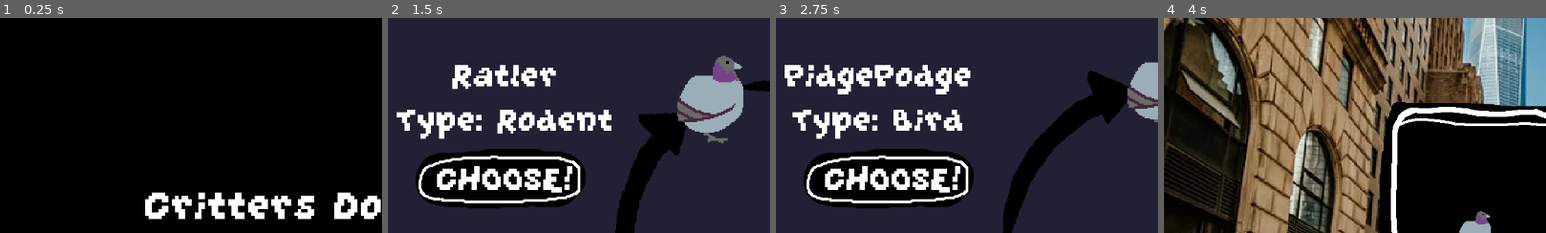
Above: before the commit, frames 1-4 (left to right).
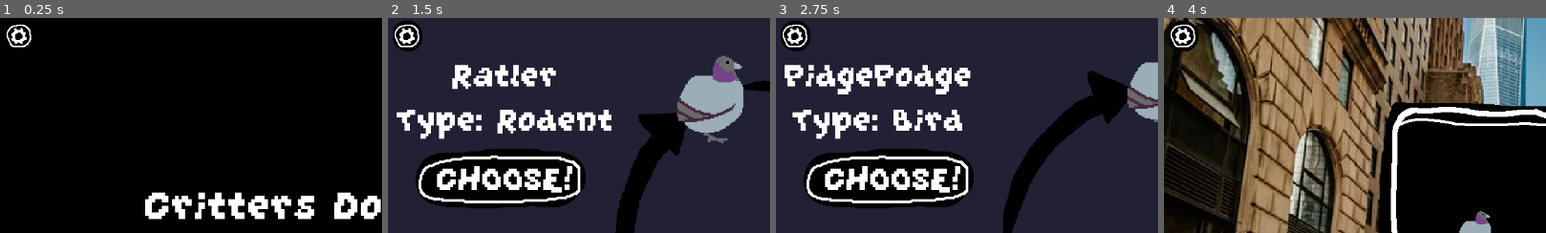
Above: after the commit, the same moments.

Repository: Stumpbeard/critters-doing-combat
Game: Godot game, scene res://game_shell.tscn
Two runs of this game, one before a commit and one after it. Both use one fixed random seed, a clock stepped at 60 frames per second and the inputs below.
Inputs (mouse positions are % of the whole screen's width and height, from its top left):
- Up to frame 1 (0.25 s): no input
- Up to frame 2 (1.5 s): tap Enter at 0.5, 1.25 s; move the mouse to (52, 16) at 0.52 s; hold Up 0.53-1.28 s; click (52, 16) at 0.67 s; move the mouse to (67, 68) at 1.27 s; hold Down from 1.28 s (still down); click (67, 68) at 1.42 s
- Up to frame 3 (2.75 s): tap Enter at 2 s; move the mouse to (66, 68) at 2.02 s; release Down at 2.03 s; hold Up from 2.03 s (still down); click (66, 68) at 2.17 s
- Up to frame 4 (4 s): tap Enter at 2.75 s; move the mouse to (15, 37) at 2.77 s; click (15, 37) at 2.92 s; move the mouse to (38, 78) at 3.52 s; release Up at 3.53 s; hold Down from 3.53 s (still down); click (38, 78) at 3.67 s
The pictures show only the part of the screen within x 0-50%, y 0-50%; the shares and areas given below are measured in that part.

The runs differ from the first frame. In frame 1, 0.4% of the frame differs, in the area x 1-9%, y 3-14%; in frame 2, 0.9%, in the area x 1-9%, y 1-16%; in frame 3, 0.9%; in frame 4, 0.6%.

Commit message:
Wrap up sounds + pause menu

Diff:
--- a/baggo.tscn
+++ b/baggo.tscn
@@ -1,7 +1,25 @@
-[gd_scene load_steps=3 format=3 uid="uid://dijj88kqb2op1"]
+[gd_scene load_steps=7 format=3 uid="uid://dijj88kqb2op1"]
 
 [ext_resource type="PackedScene" uid="uid://bh2n0m85774ex" path="res://critter.tscn" id="1_g46pn"]
 [ext_resource type="Texture2D" uid="uid://cecwaixl5t3vn" path="res://baggo.png" id="2_p0ko3"]
+[ext_resource type="FontFile" uid="uid://d2b1w5gku8n4v" path="res://GrapeSoda.ttf" id="3_i7ejc"]
+
+[sub_resource type="LabelSettings" id="LabelSettings_pw7v8"]
+resource_local_to_scene = true
+font = ExtResource("3_i7ejc")
+font_size = 32
+outline_size = 8
+outline_color = Color(0, 0, 0, 1)
+
+[sub_resource type="LabelSettings" id="LabelSettings_3p4kt"]
+resource_local_to_scene = true
+font = ExtResource("3_i7ejc")
+outline_size = 8
+outline_color = Color(0, 0, 0, 1)
+
+[sub_resource type="CircleShape2D" id="CircleShape2D_spvbt"]
+resource_local_to_scene = true
+radius = 32.0156
 
 [node name="Baggo" instance=ExtResource("1_g46pn")]
 texture = ExtResource("2_p0ko3")
@@ -11,3 +29,12 @@
 attack_speed = 1.2
 critter_type = 6
 status_types = Array[int]([2, 1])
+
+[node name="Name" parent="HoverInfo" index="0"]
+label_settings = SubResource("LabelSettings_pw7v8")
+
+[node name="Type" parent="HoverInfo" index="1"]
+label_settings = SubResource("LabelSettings_3p4kt")
+
+[node name="CollisionShape2D" parent="HoverActivation" index="0"]
+shape = SubResource("CircleShape2D_spvbt")
--- a/ceo.gd
+++ b/ceo.gd
@@ -41,6 +41,6 @@
 func attack():
 	var attacked = super.attack()
 	if attacked:
-		var roll = randi() % 4
+		var roll = randi() % 3
 		if roll == 0:
 			change_type()
--- /dev/null
+++ b/control_test.tscn
@@ -0,0 +1,16 @@
+[gd_scene format=3 uid="uid://df8hiejjrjfv0"]
+
+[node name="ControlTest" type="Control"]
+layout_mode = 3
+anchors_preset = 15
+anchor_right = 1.0
+anchor_bottom = 1.0
+grow_horizontal = 2
+grow_vertical = 2
+
+[node name="HSlider" type="HSlider" parent="."]
+layout_mode = 0
+offset_left = 58.0
+offset_top = 48.0
+offset_right = 196.0
+offset_bottom = 64.0
--- a/default_bus_layout.tres
+++ b/default_bus_layout.tres
@@ -1,7 +1,4 @@
-[gd_resource type="AudioBusLayout" load_steps=2 format=3 uid="uid://vwg37dbw468h"]
-
-[sub_resource type="AudioEffectCompressor" id="AudioEffectCompressor_0beyn"]
-resource_name = "Compressor"
+[gd_resource type="AudioBusLayout" format=3 uid="uid://vwg37dbw468h"]
 
 [resource]
 bus/1/name = &"Music"
@@ -16,5 +13,3 @@
 bus/2/bypass_fx = false
 bus/2/volume_db = 0.0
 bus/2/send = &"Master"
-bus/2/effect/0/effect = SubResource("AudioEffectCompressor_0beyn")
-bus/2/effect/0/enabled = true
--- a/game.gd
+++ b/game.gd
@@ -12,6 +12,7 @@
 	music.stream = song
 	music.name = "Music"
 	music.bus = "Music"
+	music.process_mode = Node.PROCESS_MODE_ALWAYS
 	add_child(music)
 	play_music()
 
--- a/game_shell.gd
+++ b/game_shell.gd
@@ -169,3 +169,25 @@
 	$IntroScreen.queue_free()
 	$CritterPick.queue_free()
 	create_tween().tween_property($BlackFade, "color:a", 0.0, 0.2)
+
+
+
+func _on_settings_button_input_event(viewport, event, shape_idx):
+	pass # Replace with function body.
+
+
+func _on_settings_button_button_pressed():
+	var tween = $SettingsButton/OptionsMenu.create_tween()
+	tween.tween_property($SettingsButton/OptionsMenu, "scale", Vector2(1, 1), 0.3).set_trans(Tween.TRANS_QUAD).set_ease(Tween.EASE_OUT)
+	tween.parallel()
+	tween.tween_property($SettingsButton/OptionsMenu, "position", Vector2(1152/6, 648/8), 0.3).set_trans(Tween.TRANS_QUAD).set_ease(Tween.EASE_OUT)
+	get_tree().paused = true
+
+
+
+func _on_options_menu_return_pressed():
+	var tween = create_tween()
+	tween.tween_property($SettingsButton/OptionsMenu, "scale", Vector2(0, 0), 0.3).set_trans(Tween.TRANS_QUAD).set_ease(Tween.EASE_OUT)
+	tween.parallel()
+	tween.tween_property($SettingsButton/OptionsMenu, "position", Vector2(0, 0), 0.3).set_trans(Tween.TRANS_QUAD).set_ease(Tween.EASE_OUT)
+	get_tree().paused = false
--- a/game_shell.tscn
+++ b/game_shell.tscn
@@ -1,8 +1,10 @@
-[gd_scene load_steps=4 format=3 uid="uid://cw468y6s1rd0f"]
+[gd_scene load_steps=6 format=3 uid="uid://cw468y6s1rd0f"]
 
 [ext_resource type="Script" path="res://game_shell.gd" id="1_kbsvt"]
 [ext_resource type="PackedScene" uid="uid://b5pthvjwwk5wk" path="res://intro_screen.tscn" id="1_ou5oh"]
 [ext_resource type="PackedScene" uid="uid://06mg60yat2qo" path="res://critter_pick.tscn" id="2_odlu0"]
+[ext_resource type="PackedScene" uid="uid://br4ydv4ew1fns" path="res://settings_button.tscn" id="4_by7m0"]
+[ext_resource type="PackedScene" uid="uid://d4ib7565q5ek3" path="res://options_menu.tscn" id="5_1ntgg"]
 
 [node name="GameShell" type="Control"]
 layout_mode = 3
@@ -20,6 +22,15 @@
 [node name="IntroScreen" parent="." instance=ExtResource("1_ou5oh")]
 layout_mode = 1
 
+[node name="SettingsButton" parent="." instance=ExtResource("4_by7m0")]
+process_mode = 3
+z_index = 2
+position = Vector2(29, 27)
+
+[node name="OptionsMenu" parent="SettingsButton" instance=ExtResource("5_1ntgg")]
+process_mode = 2
+scale = Vector2(1e-05, 1e-05)
+
 [node name="BlackFade" type="ColorRect" parent="."]
 z_index = 4096
 layout_mode = 1
@@ -33,3 +44,5 @@
 
 [connection signal="critter_chosen" from="CritterPick" to="." method="_on_critter_pick_critter_chosen"]
 [connection signal="start_game" from="IntroScreen" to="." method="_on_intro_screen_start_game"]
+[connection signal="button_pressed" from="SettingsButton" to="." method="_on_settings_button_button_pressed"]
+[connection signal="return_pressed" from="SettingsButton/OptionsMenu" to="." method="_on_options_menu_return_pressed"]
--- a/global.gd
+++ b/global.gd
@@ -40,6 +40,15 @@
 func play_error():
 	$Error.play()
 
+func play_elevator_up():
+	$ElevatorUp.play()
+
+func stop_elevator_up():
+	$ElevatorUp.stop()
+
+func play_elevator_close():
+	$ElevatorClose.play()
+
 func play_critter_attack(critter_type):
 	match critter_type:
 		Critter.Critters.RATLER, Critter.Critters.MOUSLE, Critter.Critters.RATOCOPTER:
@@ -48,7 +57,7 @@
 			$Flap.play()
 		Critter.Critters.COFFEENY, Critter.Critters.PIZZALING, Critter.Critters.ROACHMEISER:
 			$Squish.play()
-		Critter.Critters.FERROTH, Critter.Critters.CEO:
+		Critter.Critters.FERROTH, Critter.Critters.GOD:
 			$Angel.play()
 		Critter.Critters.DEMOGATOR, Critter.Critters.SECURIBULL, Critter.Critters.CEO:
 			$Fire.play()
--- a/global.tscn
+++ b/global.tscn
@@ -19,6 +19,8 @@
 [ext_resource type="AudioStream" uid="uid://bsmoudvhf2kxq" path="res://sounds/cheer.wav" id="17_7xkym"]
 [ext_resource type="AudioStream" uid="uid://cfciotmxt8f1q" path="res://sounds/chching.wav" id="18_1k0ah"]
 [ext_resource type="AudioStream" uid="uid://klqqsim42mfl" path="res://sounds/error.wav" id="19_qigub"]
+[ext_resource type="AudioStream" uid="uid://b2duejx1eu44v" path="res://sounds/elevator-up.wav" id="20_7kraw"]
+[ext_resource type="AudioStream" uid="uid://c003x56m3gmdg" path="res://sounds/elevator-close.wav" id="21_afpko"]
 
 [node name="Global" type="Node"]
 script = ExtResource("1_omiqi")
@@ -88,3 +90,9 @@
 
 [node name="Error" type="AudioStreamPlayer" parent="."]
 stream = ExtResource("19_qigub")
+
+[node name="ElevatorUp" type="AudioStreamPlayer" parent="."]
+stream = ExtResource("20_7kraw")
+
+[node name="ElevatorClose" type="AudioStreamPlayer" parent="."]
+stream = ExtResource("21_afpko")
--- a/map_screen.tscn
+++ b/map_screen.tscn
@@ -150,6 +150,7 @@
 texture = ExtResource("6_stwxy")
 
 [node name="Music" type="AudioStreamPlayer" parent="."]
+process_mode = 3
 stream = ExtResource("9_bukti")
 autoplay = true
 bus = &"Music"
--- a/moves_box.gd
+++ b/moves_box.gd
@@ -72,6 +72,7 @@
 	if event is InputEventMouseButton:
 		if !event.pressed && event.button_index == 1:
 			if which_text != selected_text:
+				Global.play_click()
 				make_small(selected_text)
 				selected_text = which_text
 				make_big(selected_text)
--- /dev/null
+++ b/options_menu.gd
@@ -0,0 +1,31 @@
+extends Sprite2D
+
+signal return_pressed
+
+
+func _on_return_button_mouse_entered():
+	$ReturnButton/TypingText.rotation_degrees = -10
+
+
+func _on_return_button_mouse_exited():
+	$ReturnButton/TypingText.rotation_degrees = 0
+
+
+func _on_sfx_slider_slider_value_changed(val):
+	var new_vol = -6.0
+	new_vol += (val/100.0) * 10
+	AudioServer.set_bus_volume_db(2, new_vol)
+	AudioServer.set_bus_mute(2, is_zero_approx(val))
+
+
+func _on_return_button_input_event(viewport, event, shape_idx):
+	if event is InputEventMouseButton:
+		if !event.pressed && event.button_index == 1:
+			emit_signal("return_pressed")
+
+
+func _on_music_slider_slider_value_changed(val):
+	var new_vol = -6
+	new_vol += (val/100.0) * 10
+	AudioServer.set_bus_volume_db(1, new_vol)
+	AudioServer.set_bus_mute(1, is_zero_approx(val))
--- /dev/null
+++ b/options_menu.tscn
@@ -0,0 +1,50 @@
+[gd_scene load_steps=8 format=3 uid="uid://d4ib7565q5ek3"]
+
+[ext_resource type="Texture2D" uid="uid://c8rqy53j4bgg8" path="res://options-box.png" id="1_4vi3n"]
+[ext_resource type="Script" path="res://options_menu.gd" id="2_wdih3"]
+[ext_resource type="PackedScene" uid="uid://dn5sikohdf0vl" path="res://slider_bar.tscn" id="2_yo4hq"]
+[ext_resource type="PackedScene" uid="uid://gtxesqctsrwo" path="res://typing_text.tscn" id="4_s8rhm"]
+[ext_resource type="FontFile" uid="uid://d2b1w5gku8n4v" path="res://GrapeSoda.ttf" id="5_ecwl2"]
+
+[sub_resource type="LabelSettings" id="LabelSettings_0w8mn"]
+resource_local_to_scene = true
+font = ExtResource("5_ecwl2")
+font_size = 32
+
+[sub_resource type="CapsuleShape2D" id="CapsuleShape2D_ui5ad"]
+radius = 17.0
+height = 106.0
+
+[node name="OptionsMenu" type="Sprite2D"]
+texture = ExtResource("1_4vi3n")
+script = ExtResource("2_wdih3")
+
+[node name="MusicSlider" parent="." instance=ExtResource("2_yo4hq")]
+position = Vector2(-87, -17)
+
+[node name="SFXSlider" parent="." instance=ExtResource("2_yo4hq")]
+position = Vector2(-87, -56)
+
+[node name="ReturnButton" type="Area2D" parent="."]
+position = Vector2(87, 30)
+
+[node name="TypingText" parent="ReturnButton" instance=ExtResource("4_s8rhm")]
+offset_right = 88.0
+offset_bottom = 35.0
+text = "Return"
+label_settings = SubResource("LabelSettings_0w8mn")
+text_size = 32
+play_sound = null
+metadata/_edit_lock_ = true
+
+[node name="CollisionShape2D" type="CollisionShape2D" parent="ReturnButton"]
+position = Vector2(45, 19)
+rotation = 1.5708
+shape = SubResource("CapsuleShape2D_ui5ad")
+metadata/_edit_lock_ = true
+
+[connection signal="slider_value_changed" from="MusicSlider" to="." method="_on_music_slider_slider_value_changed"]
+[connection signal="slider_value_changed" from="SFXSlider" to="." method="_on_sfx_slider_slider_value_changed"]
+[connection signal="input_event" from="ReturnButton" to="." method="_on_return_button_input_event"]
+[connection signal="mouse_entered" from="ReturnButton" to="." method="_on_return_button_mouse_entered"]
+[connection signal="mouse_exited" from="ReturnButton" to="." method="_on_return_button_mouse_exited"]
--- a/pizza_area.tscn
+++ b/pizza_area.tscn
@@ -1,12 +1,14 @@
-[gd_scene load_steps=5 format=3 uid="uid://bi1obha2kujxa"]
+[gd_scene load_steps=6 format=3 uid="uid://bi1obha2kujxa"]
 
 [ext_resource type="PackedScene" uid="uid://blbqohwbtfii1" path="res://game.tscn" id="1_a2jti"]
 [ext_resource type="Texture2D" uid="uid://cogiutbwjd4y3" path="res://battle-bg-pizza.png" id="2_bntji"]
 [ext_resource type="Script" path="res://pizza_area.gd" id="2_br31v"]
 [ext_resource type="PackedScene" uid="uid://bv6wwpkn0ka46" path="res://pizzaling.tscn" id="3_bbblq"]
+[ext_resource type="AudioStream" uid="uid://c4h4f73rft1qq" path="res://sounds/Video Dungeon Crawl.mp3" id="3_cq531"]
 
 [node name="PizzaArea" instance=ExtResource("1_a2jti")]
 script = ExtResource("2_br31v")
+song = ExtResource("3_cq531")
 
 [node name="TextureRect" parent="." index="0"]
 texture = ExtResource("2_bntji")
--- /dev/null
+++ b/settings_button.gd
@@ -0,0 +1,9 @@
+extends Area2D
+
+signal button_pressed
+
+func _on_input_event(viewport, event, shape_idx):
+	if event is InputEventMouseButton:
+		if !event.pressed && event.button_index == 1:
+			emit_signal("button_pressed")
+			get_viewport().set_input_as_handled()
--- /dev/null
+++ b/settings_button.tscn
@@ -0,0 +1,20 @@
+[gd_scene load_steps=4 format=3 uid="uid://br4ydv4ew1fns"]
+
+[ext_resource type="Texture2D" uid="uid://cbwwuvnxvl80w" path="res://settings-button.png" id="1_1eg25"]
+[ext_resource type="Script" path="res://settings_button.gd" id="1_t86wq"]
+
+[sub_resource type="CircleShape2D" id="CircleShape2D_0dw8h"]
+radius = 29.1548
+
+[node name="SettingsButton" type="Area2D"]
+script = ExtResource("1_t86wq")
+
+[node name="Sprite2D" type="Sprite2D" parent="."]
+texture = ExtResource("1_1eg25")
+metadata/_edit_lock_ = true
+
+[node name="CollisionShape2D" type="CollisionShape2D" parent="."]
+shape = SubResource("CircleShape2D_0dw8h")
+metadata/_edit_lock_ = true
+
+[connection signal="input_event" from="." to="." method="_on_input_event"]
--- a/shop.tscn
+++ b/shop.tscn
@@ -33,9 +33,10 @@
 offset_bottom = -98.0
 text = "What's good,
 boss?"
-label_settings = SubResource("LabelSettings_lj1uk")
+label_settings = SubResource("LabelSettings_hpssf")
 text_size = 64
 text_color = Color(0, 0, 0, 1)
+play_sound = null
 
 [node name="ShopBuyMenu" parent="." instance=ExtResource("6_634k0")]
 position = Vector2(277, 323)
@@ -46,6 +47,7 @@
 [node name="Kills" type="Node2D" parent="."]
 
 [node name="Music" type="AudioStreamPlayer" parent="."]
+process_mode = 3
 stream = ExtResource("8_cfgek")
 autoplay = true
 bus = &"Music"
--- /dev/null
+++ b/slider_bar.gd
@@ -0,0 +1,53 @@
+extends Sprite2D
+
+signal slider_value_changed
+
+@export var percent = 70
+
+var grabbed = false
+
+
+func _ready():
+	$PercentText.text = "%s%%" % [round(percent)]
+	var img_width = get_rect().size.x
+	$FillClip.size.x = img_width * (percent / 100.0)
+	$Grabber.position.x = img_width * (percent / 100.0)
+
+
+func _on_area_2d_input_event(viewport, event, shape_idx):
+	if event is InputEventMouseMotion:
+		if grabbed:
+			$Grabber.global_position.x = get_viewport().get_mouse_position().x
+			$Grabber.position.x = clamp($Grabber.position.x, 0, get_rect().size.x)
+			$FillClip.size.x = $Grabber.position.x
+			var img_width = get_rect().size.x
+			percent = $Grabber.position.x / img_width * 100
+			$PercentText.text = "%s%%" % [round(percent)]
+			emit_signal("slider_value_changed", percent)
+
+
+func _on_grabber_area_2d_input_event(viewport, event, shape_idx):
+	if event is InputEventMouseButton:
+		grabbed = event.pressed
+		if grabbed:
+			Global.play_click()
+		$Grabber.global_position.x = get_viewport().get_mouse_position().x
+		$Grabber.position.x = clamp($Grabber.position.x, 0, get_rect().size.x)
+		$FillClip.size.x = $Grabber.position.x
+		var img_width = get_rect().size.x
+		percent = $Grabber.position.x / img_width * 100
+		$PercentText.text = "%s%%" % [round(percent)]
+		emit_signal("slider_value_changed", percent)
+	if event is InputEventMouseMotion:
+		if grabbed:
+			$Grabber.global_position.x = get_viewport().get_mouse_position().x
+			$Grabber.position.x = clamp($Grabber.position.x, 0, get_rect().size.x)
+			$FillClip.size.x = $Grabber.position.x
+			var img_width = get_rect().size.x
+			percent = $Grabber.position.x / img_width * 100
+			$PercentText.text = "%s%%" % [round(percent)]
+			emit_signal("slider_value_changed", percent)
+
+
+func _on_area_2d_mouse_exited():
+	grabbed = false
--- /dev/null
+++ b/slider_bar.tscn
@@ -0,0 +1,65 @@
+[gd_scene load_steps=10 format=3 uid="uid://dn5sikohdf0vl"]
+
+[ext_resource type="Texture2D" uid="uid://bpr0npjaqpguo" path="res://empty-sound-bar.png" id="1_espfc"]
+[ext_resource type="Texture2D" uid="uid://ue5e0kgbok68" path="res://full-sound-bar.png" id="2_1hdrm"]
+[ext_resource type="Script" path="res://slider_bar.gd" id="2_vkvrl"]
+[ext_resource type="Texture2D" uid="uid://bowta7nkf5klh" path="res://slider-grabber.png" id="3_qu1vs"]
+[ext_resource type="PackedScene" uid="uid://gtxesqctsrwo" path="res://typing_text.tscn" id="5_yjmnh"]
+[ext_resource type="FontFile" uid="uid://d2b1w5gku8n4v" path="res://GrapeSoda.ttf" id="6_w3oar"]
+
+[sub_resource type="CapsuleShape2D" id="CapsuleShape2D_5tkcc"]
+radius = 12.0
+height = 42.0
+
+[sub_resource type="RectangleShape2D" id="RectangleShape2D_ytqsd"]
+size = Vector2(188, 62)
+
+[sub_resource type="LabelSettings" id="LabelSettings_7s0y4"]
+resource_local_to_scene = true
+font = ExtResource("6_w3oar")
+font_size = 32
+
+[node name="SliderBar" type="Sprite2D"]
+texture = ExtResource("1_espfc")
+centered = false
+script = ExtResource("2_vkvrl")
+
+[node name="FillClip" type="ColorRect" parent="."]
+clip_children = 1
+offset_bottom = 28.0
+mouse_filter = 2
+
+[node name="Fill" type="Sprite2D" parent="FillClip"]
+texture = ExtResource("2_1hdrm")
+centered = false
+
+[node name="Grabber" type="Sprite2D" parent="."]
+texture = ExtResource("3_qu1vs")
+centered = false
+
+[node name="Area2D" type="Area2D" parent="Grabber"]
+
+[node name="CollisionShape2D" type="CollisionShape2D" parent="Grabber/Area2D"]
+position = Vector2(4, 15)
+shape = SubResource("CapsuleShape2D_5tkcc")
+
+[node name="Area2D" type="Area2D" parent="."]
+
+[node name="CollisionShape2D" type="CollisionShape2D" parent="Area2D"]
+position = Vector2(75, 14)
+shape = SubResource("RectangleShape2D_ytqsd")
+
+[node name="PercentText" parent="." instance=ExtResource("5_yjmnh")]
+offset_left = 175.0
+offset_top = -2.0
+offset_right = 225.0
+offset_bottom = 33.0
+text = "70%"
+label_settings = SubResource("LabelSettings_7s0y4")
+text_size = 32
+reveal = false
+play_sound = null
+
+[connection signal="input_event" from="Grabber/Area2D" to="." method="_on_grabber_area_2d_input_event"]
+[connection signal="input_event" from="Area2D" to="." method="_on_area_2d_input_event"]
+[connection signal="mouse_exited" from="Area2D" to="." method="_on_area_2d_mouse_exited"]
--- a/typing_text.gd
+++ b/typing_text.gd
@@ -6,6 +6,7 @@
 @export var text_size = 16
 @export var text_color = Color.WHITE
 @export var reveal = true
+@export var play_sound = false
 
 var ticks = 0
 
@@ -15,8 +16,11 @@
 	if !Engine.is_editor_hint():
 		if reveal:
 			visible_characters = 0
+		if play_sound:
+			$Sound.play()
 	label_settings.font_size = text_size
 	label_settings.font_color = text_color
+
 
 
 # Called every frame. 'delta' is the elapsed time since the previous frame.
@@ -26,6 +30,7 @@
 			visible_characters += 1
 			if visible_ratio >= 1.0:
 				emit_signal("text_done_displaying")
+				$Sound.stop()
 		ticks += 1
 	if Engine.is_editor_hint():
 		label_settings.font_size = text_size
@@ -35,3 +40,5 @@
 func reset():
 	visible_characters = 0
 	ticks = 0
+	if play_sound:
+		$Sound.play()
--- a/typing_text.tscn
+++ b/typing_text.tscn
@@ -1,7 +1,8 @@
-[gd_scene load_steps=4 format=3 uid="uid://gtxesqctsrwo"]
+[gd_scene load_steps=5 format=3 uid="uid://gtxesqctsrwo"]
 
 [ext_resource type="FontFile" uid="uid://d2b1w5gku8n4v" path="res://GrapeSoda.ttf" id="1_e0g6g"]
 [ext_resource type="Script" path="res://typing_text.gd" id="1_t4egk"]
+[ext_resource type="AudioStream" uid="uid://bbrowfn5wb86q" path="res://sounds/typing.wav" id="3_txagh"]
 
 [sub_resource type="LabelSettings" id="LabelSettings_sw657"]
 resource_local_to_scene = true
@@ -17,3 +18,8 @@
 horizontal_alignment = 1
 vertical_alignment = 1
 script = ExtResource("1_t4egk")
+play_sound = null
+
+[node name="Sound" type="AudioStreamPlayer" parent="."]
+stream = ExtResource("3_txagh")
+bus = &"SFX"
--- a/wall_st.gd
+++ b/wall_st.gd
@@ -4,7 +4,9 @@
 var god_img = preload("res://god-bg.png")
 
 var ceo_scene = preload("res://ceo.tscn")
+var ceo_song = preload("res://sounds/Jet Fueled Vixen.mp3")
 var god_scene = preload("res://god.tscn")
+var god_song = preload("res://sounds/OWA.mp3")
 
 var in_lobby = true
 var in_office = false
@@ -44,6 +46,7 @@
 
 
 func guard_text_one():
+	$GuardText.play_sound = true
 	$GuardText.text = "Hey..."
 	$GuardText.visible = true
 	$GuardText.reset()
@@ -54,11 +57,13 @@
 
 
 func ceo_text_one():
+	$CEOText.play_sound = true
 	$CEOText.text = "I suppose\nyou want\na meeting..."
 	$CEOText.visible = true
 	$CEOText.reset()
 
 func god_text_one():
+	$GodText.play_sound = true
 	$GodText.text = "Oh little\none..."
 	$GodText.visible = true
 	$GodText.reset()
@@ -90,11 +95,13 @@
 		in_office = true
 		in_lobby = false
 		$BattleBox.boss_scene = ceo_scene
+		get_node("Music").stream = ceo_song
 	elif in_office:
 		$TextureRect.texture = god_img
 		in_office = false
 		in_sky = true
 		$BattleBox.boss_scene = god_scene
+		get_node("Music").stream = god_song
 
 
 func print_new_text():
@@ -126,18 +133,23 @@
 	tween.parallel()
 	tween.tween_property(self, "position", Vector2(-144, -81), 0.2)
 	tween.parallel()
+	tween.tween_callback(Global.play_elevator_close)
 	tween.tween_property($Elevator/ElevatorDoorLeft, "position:x", 0, 0.5).set_ease(Tween.EASE_OUT).set_trans(Tween.TRANS_QUAD)
 	tween.parallel()
 	tween.tween_property($Elevator/ElevatorDoorRight, "position:x", 1152/2, 0.5).set_ease(Tween.EASE_OUT).set_trans(Tween.TRANS_QUAD)
 	tween.tween_interval(0.5)
+	tween.tween_callback(Global.play_elevator_up)
 	tween.tween_callback(rumble_doors)
 	tween.tween_callback(change_bg)
 	tween.tween_interval(3.5)
+	tween.tween_callback(Global.stop_elevator_up)
 	tween.tween_property(self, "scale", Vector2(1.0, 1.0), 0.2)
 	tween.parallel()
 	tween.tween_property(self, "position", Vector2(0, 0), 0.2)
 	tween.parallel()
+	tween.tween_callback(Global.play_elevator_close)
 	tween.tween_property($Elevator/ElevatorDoorLeft, "position:x", -576, 0.5).set_ease(Tween.EASE_IN).set_trans(Tween.TRANS_QUAD)
 	tween.parallel()
 	tween.tween_property($Elevator/ElevatorDoorRight, "position:x", 1152, 0.5).set_ease(Tween.EASE_IN).set_trans(Tween.TRANS_QUAD)
 	tween.tween_callback(print_new_text)
+	tween.tween_callback(get_node("Music").play)
--- a/wall_st.tscn
+++ b/wall_st.tscn
@@ -1,31 +1,33 @@
-[gd_scene load_steps=12 format=3 uid="uid://bxydwwcxbr55w"]
+[gd_scene load_steps=13 format=3 uid="uid://bxydwwcxbr55w"]
 
 [ext_resource type="PackedScene" uid="uid://blbqohwbtfii1" path="res://game.tscn" id="1_d6p3h"]
 [ext_resource type="Script" path="res://wall_st.gd" id="2_fbcob"]
 [ext_resource type="Texture2D" uid="uid://ddff6ygoing71" path="res://lobby-bg.png" id="2_ihosi"]
+[ext_resource type="AudioStream" uid="uid://dhsv1bojpbxff" path="res://sounds/Beauty Flow.mp3" id="3_1gr86"]
 [ext_resource type="PackedScene" uid="uid://gtxesqctsrwo" path="res://typing_text.tscn" id="4_iu302"]
 [ext_resource type="PackedScene" uid="uid://o3h7msdh5nqx" path="res://securibull.tscn" id="4_vdgdg"]
 [ext_resource type="FontFile" uid="uid://d2b1w5gku8n4v" path="res://GrapeSoda.ttf" id="5_wqxei"]
 [ext_resource type="Texture2D" uid="uid://cuvcd7bxrjiqj" path="res://elevator-left.png" id="6_3afr7"]
 [ext_resource type="Texture2D" uid="uid://w5ur28bfe786" path="res://elevator-right.png" id="7_su8mw"]
 
-[sub_resource type="LabelSettings" id="LabelSettings_7n7as"]
+[sub_resource type="LabelSettings" id="LabelSettings_s6j7y"]
 resource_local_to_scene = true
 font = ExtResource("5_wqxei")
 font_size = 48
 
-[sub_resource type="LabelSettings" id="LabelSettings_aiyu1"]
+[sub_resource type="LabelSettings" id="LabelSettings_fejh3"]
 resource_local_to_scene = true
 font = ExtResource("5_wqxei")
 font_size = 48
 
-[sub_resource type="LabelSettings" id="LabelSettings_kumel"]
+[sub_resource type="LabelSettings" id="LabelSettings_xipps"]
 resource_local_to_scene = true
 font = ExtResource("5_wqxei")
 font_size = 48
 
 [node name="WallSt" instance=ExtResource("1_d6p3h")]
 script = ExtResource("2_fbcob")
+song = ExtResource("3_1gr86")
 
 [node name="TextureRect" parent="." index="0"]
 texture = ExtResource("2_ihosi")
@@ -46,8 +48,9 @@
 text = "You're not
 supposed to
 be here."
-label_settings = SubResource("LabelSettings_7n7as")
+label_settings = SubResource("LabelSettings_s6j7y")
 text_size = 48
+play_sound = false
 
 [node name="CEOText" parent="." index="8" instance=ExtResource("4_iu302")]
 visible = false
@@ -58,8 +61,9 @@
 text = "I suppose
 you want
 a meeting..."
-label_settings = SubResource("LabelSettings_aiyu1")
+label_settings = SubResource("LabelSettings_fejh3")
 text_size = 48
+play_sound = false
 
 [node name="GodText" parent="." index="9" instance=ExtResource("4_iu302")]
 visible = false
@@ -69,8 +73,9 @@
 offset_bottom = 375.0
 text = "Oh little
 one..."
-label_settings = SubResource("LabelSettings_kumel")
+label_settings = SubResource("LabelSettings_xipps")
 text_size = 48
+play_sound = false
 
 [node name="Elevator" type="Node2D" parent="." index="10"]
 z_index = 2
Binary file added: empty-sound-bar.png
Not shown, added: empty-sound-bar.png.import
Binary file added: full-sound-bar.png
Not shown, added: full-sound-bar.png.import
Not shown: 1 places in global.tscn that only renumber resources
Binary file added: options-box.png
Not shown, added: options-box.png.import
Binary file added: settings-button.png
Not shown, added: settings-button.png.import
Not shown: 1 places in shop.tscn that only renumber resources
Binary file added: slider-grabber.png
Not shown, added: slider-grabber.png.import
(and 9 more such lines)
